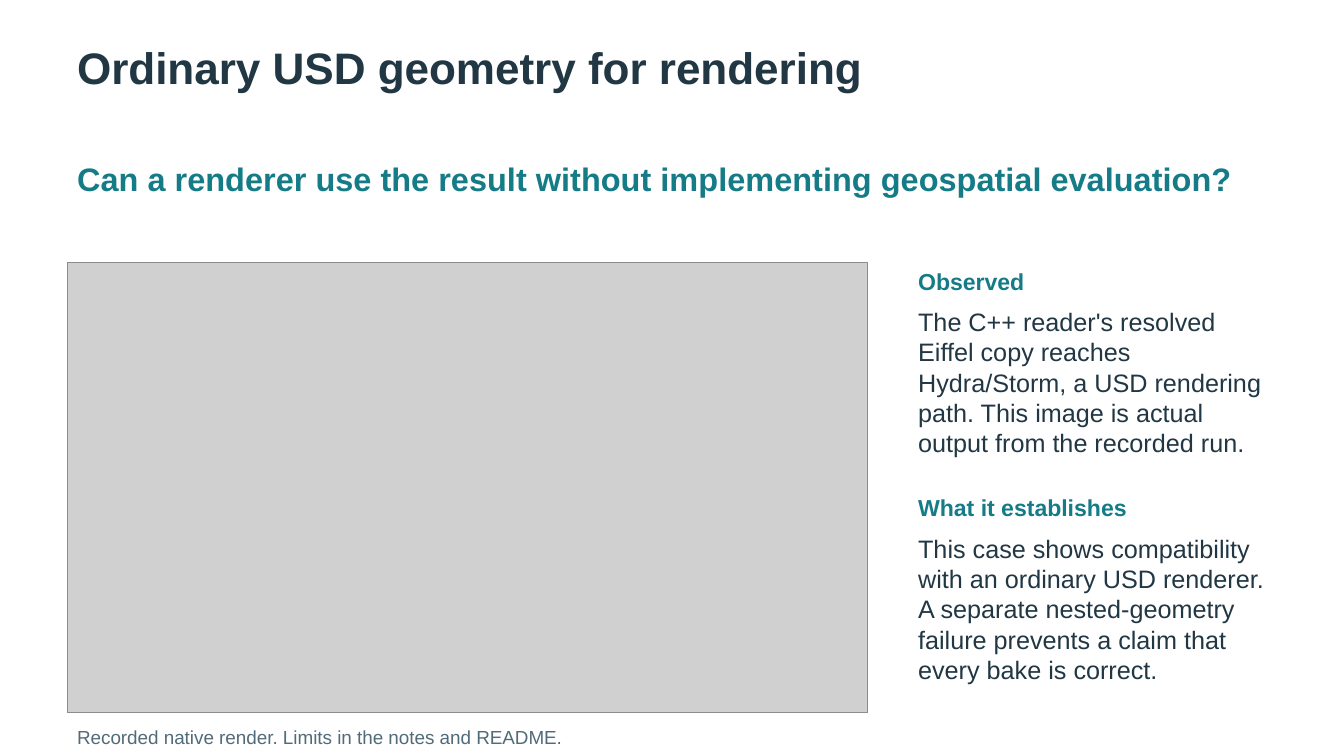
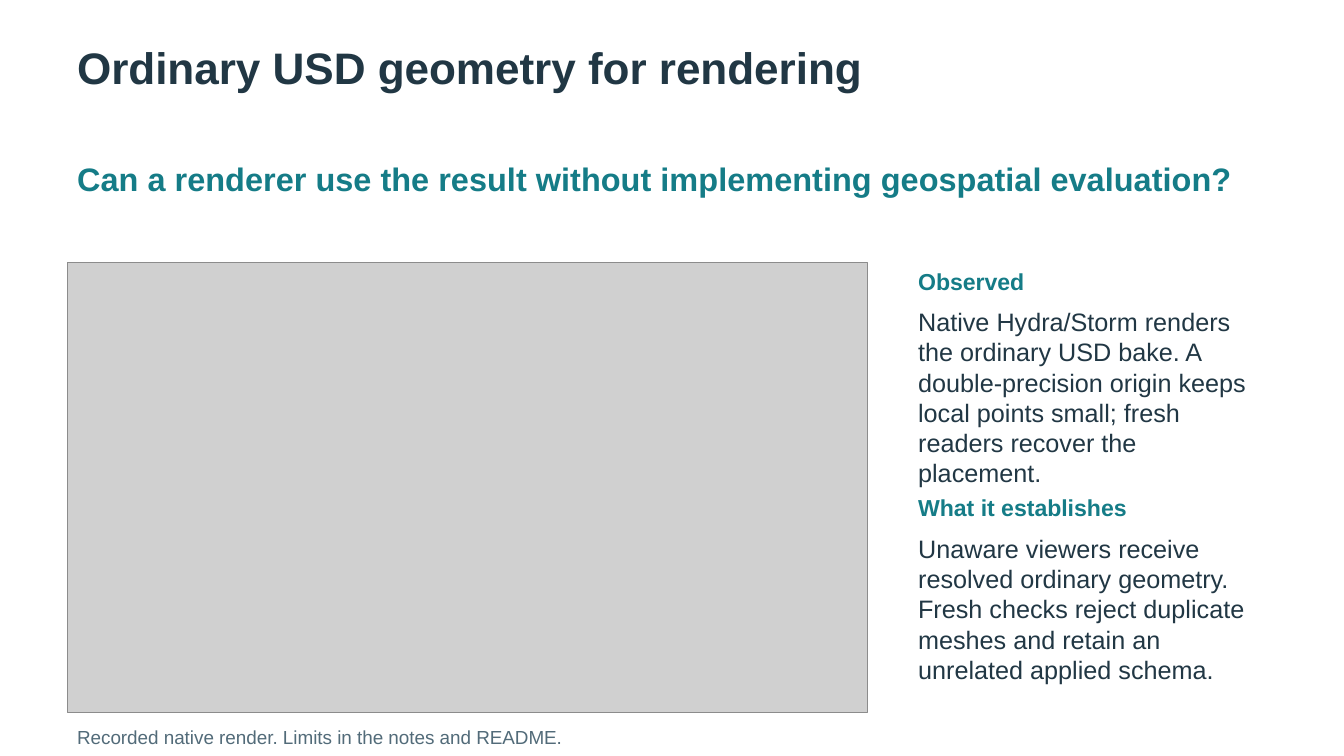
Before and after one commit to asluk/OpenUSD, a slide deck: slide 6 of extras/usd/examples/usdGeospatialBuild/delivery/geospatial-build.pptx. Drawn at 1344x756 pixels with LibreOffice and Linux fonts; fonts in the diff are those of the drawing; grey boxes stand for pictures. Boxes give left, top, right and bottom in pixels: in the first picture for what was removed or moved away, otherwise in the second. Text is boxed around its words. In the diff, an @@ line names an element or a change of style, - is before the commit and + after.

Commit message:
Deliver local split-candidate assessment and verified repair evidence

```diff
--- a/extras/usd/examples/usdGeospatialBuild/delivery/geospatial-build.pptx
+++ b/extras/usd/examples/usdGeospatialBuild/delivery/geospatial-build.pptx
@@ text in rectangle at <box>918,312,1246,488</box>: text changed @@
-The C++ reader's resolved Eiffel copy reaches Hydra/Storm, a USD rendering path. This image is actual output from the recorded run.
+Native Hydra/Storm renders the ordinary USD bake. A double-precision origin keeps local points small; fresh readers recover the placement.
@@ text in rectangle at <box>918,539,1244,684</box>: text changed @@
-This case shows compatibility with an ordinary USD renderer. A separate nested-geometry failure prevents a claim that every bake is correct.
+Unaware viewers receive resolved ordinary geometry. Fresh checks reject duplicate meshes and retain an unrelated applied schema.
```
Also in this commit, not shown: 8 other slides changed, 37 other files.
